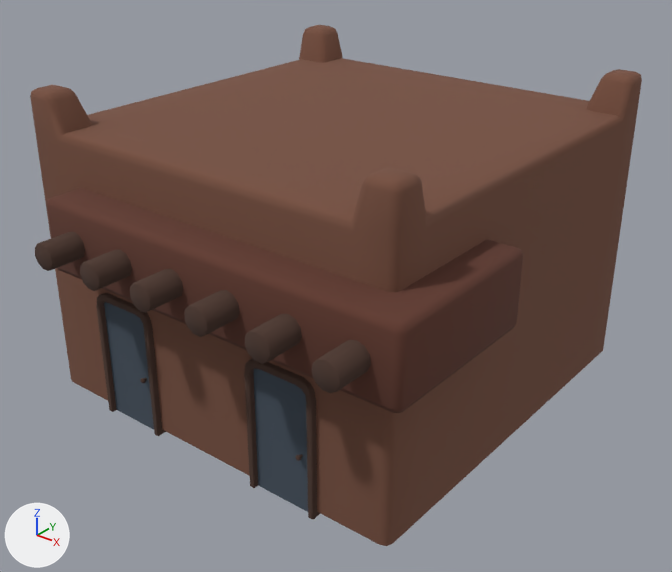
One commit to the FBX model Assets/models/Village/BuildingCluster_b01.fbx: the scene before it, then after it.
The view is the same before and after, from a 50 mm lens placed at (8.21, -10.21, 7.82), pointed at (0.44, -0.5, 1.8). Lighting does not change. The marker at lower left points along +X, +Y and +Z. Where no turn or scale is listed for an object, it has been applied to the vertices. Vertices at the same position are counted once.

The scene before the commit, as lines of its bpy script (objects in view):
```python
me_cube_038 = bpy.data.meshes.new('Cube.038')
me_cube_038.from_pydata(...)  # 806 vertices, 710 faces; spans x -3.08..3.67, y -4.0..3.38, z -0.08..4.67
# faces by material slot: [178, 54, 144, 330, 4]
me_cube_038.materials.append(mat_buildingbasemat)  # brown #77503f
me_cube_038.materials.append(mat_buildingaccent_01)  # brown #623a2e
me_cube_038.materials.append(mat_wood)  # brown #4c362d
me_cube_038.materials.append(mat_wood_006)  # brown #4c362d
me_cube_038.materials.append(mat_blue_003)  # dark blue #44505d
ob_base_004 = bpy.data.objects.new('base.004', me_cube_038)
ob_base_004.location = (0.0, 0.0, 0.0)
```
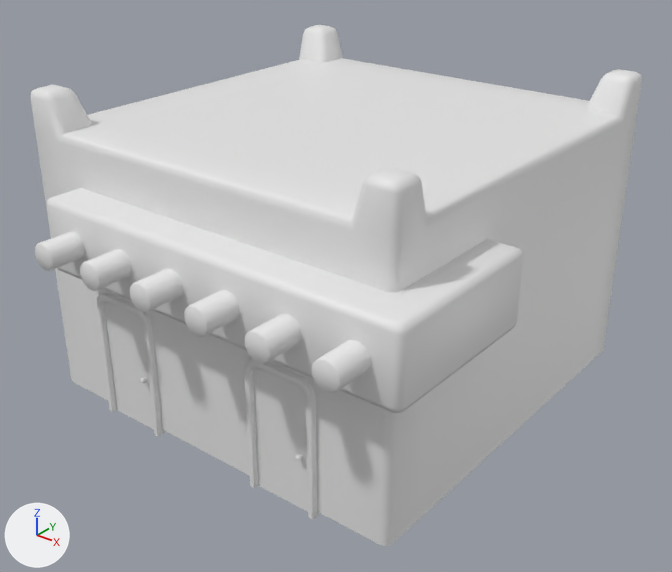
Location of each change, [x1, y1, x2, y2] in pixels of the pictures (672 x 572 px):
part 1 of me_cube_038, cut back
    before: [103, 293, 499, 512]
    after: [103, 293, 308, 512]
part 2 of me_cube_038, recoloured (brown to white)
    both: [30, 25, 642, 546]
part 3 of me_cube_038, recoloured (brown to white)
    both: [46, 188, 523, 413]
part 4 of me_cube_038, recoloured (brown to white)
    both: [35, 232, 371, 393]
part 5 of me_cube_038, recoloured (brown to white)
    both: [96, 293, 321, 519]

The change, as a diff of the scene's bpy script:
```diff
--- a/Assets/models/Village/BuildingCluster_b01.fbx.py
+++ b/Assets/models/Village/BuildingCluster_b01.fbx.py
@@ mat_doubledoor @@
+mat_doubledoor = principled_material('doubledoor')
+mat_doubledoor.base_color = (0.8, 0.8, 0.8)  # white #e7e7e7
@@ me_cube_038 @@
 # used by ob_base_004; location = (0.0, 0.0, 0.0)
-me_cube_038.from_pydata(...)  # 806 vertices, 710 faces; spans x -3.08..3.67, y -4.0..3.38, z -0.08..4.67
-me_cube_038.materials.append(mat_blue_003)  # dark blue #44505d
+me_cube_038.from_pydata(...)  # 788 vertices, 677 faces; spans x -3.08..3.67, y -4.0..3.38, z -0.08..4.67
+# me_cube_038 part 1
+# 18 vertices are removed from x -2.44..2.55, y -3.02..2.75, z -0.08..1.94
+# 45 faces are deleted
+# 12 new faces join them
+# me_cube_038 part 2: 169 faces spanning x -3.08..3.18, y -2.93..3.38, z 0.0..4.67 switch from mat_buildingbasemat (brown #77503f) to mat_doubledoor (white #e7e7e7)
+# me_cube_038 part 3: 54 faces spanning x -2.19..3.67, y -3.49..-0.93, z 2.37..3.45 switch from mat_buildingaccent_01 (brown #623a2e) to mat_doubledoor (white #e7e7e7)
+# me_cube_038 part 4: 138 faces spanning x -1.76..3.3, y -4.0..-2.09, z 2.74..3.11 switch from mat_wood (brown #4c362d) to mat_doubledoor (white #e7e7e7)
+# me_cube_038 part 5: 304 faces spanning x -1.98..2.08, y -3.04..-2.86, z -0.08..1.94 switch from mat_wood_006 (brown #4c362d) to mat_doubledoor (white #e7e7e7)
```
